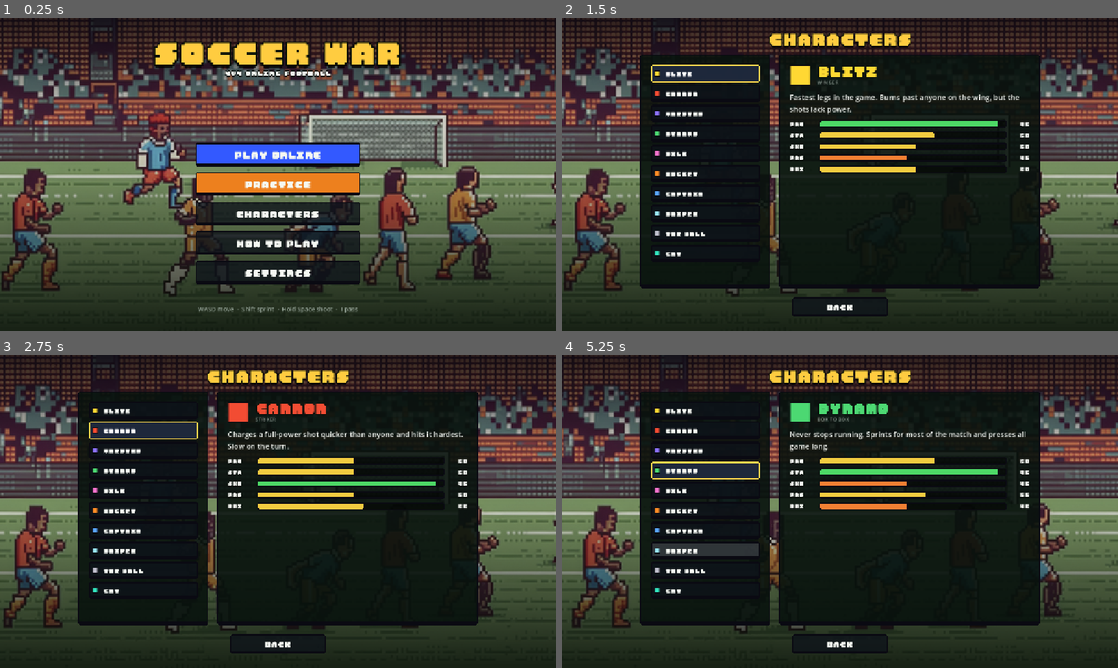
Above: before the commit, frames 1-4 (two rows, left to right).
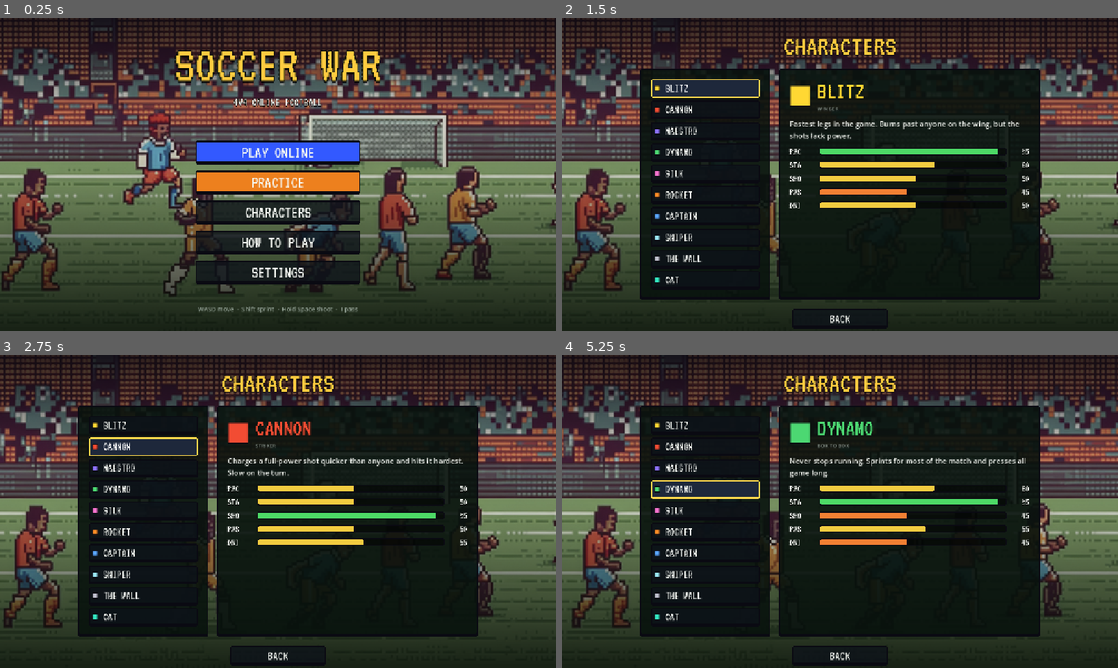
Above: after the commit, the same moments.

Repository: dthanhff318/soccer-war
Game: Godot game, scene res://scenes/boot.tscn
The game is run twice, just before and just after one commit, with the same random seed, the same clock (stepped at 60 frames per second) and the same inputs.
Inputs (mouse positions are in pixels of both pictures, inside the frame that each line leads up to):
- Up to frame 1 (0.25 s): no input
- Up to frame 2 (1.5 s): click "CHARACTERS" at 0.5 s; click "BLITZ" at 1.25 s
- Up to frame 3 (2.75 s): click "CANNON" at 2 s
- Up to frame 4 (5.25 s): click "MAESTRO" at 2.75 s; click "DYNAMO" at 3.5 s; move the mouse to (962, 495) at 4.27 s; hold D (move_right) 4.28-5 s; hold Space (kick) 4.28-5 s; click (962, 495) at 4.42 s; drag from (728, 527) to (812, 574) at 5.02 s

The runs differ from the first frame. In frame 1, 7.5% of the frame differs, in the area x 27-73%, y 7-83%; in frame 2, 15%; in frame 3, 15%; in frame 4, 16%, in the area x 14-86%, y 4-99%.

Commit message:
feat(ui): switch the pixel font to the lighter VT323

Diff:
--- a/scenes/main.tscn
+++ b/scenes/main.tscn
@@ -5,7 +5,7 @@
 [ext_resource type="PackedScene" uid="uid://bball000001" path="res://scenes/ball.tscn" id="3_ball"]
 [ext_resource type="Script" path="res://scripts/stamina_bar.gd" id="5_stamina"]
 [ext_resource type="Script" path="res://scripts/goal_banner.gd" id="6_goal_banner"]
-[ext_resource type="FontFile" uid="uid://cllpdhlm3ogh5" path="res://assets/field/font/plumppixel.ttf" id="7_pixel_font"]
+[ext_resource type="FontFile" uid="uid://cdj6newgsbmkk" path="res://assets/font/VT323-Regular.ttf" id="7_pixel_font"]
 [ext_resource type="Script" path="res://scripts/scoreboard.gd" id="8_scoreboard"]
 [ext_resource type="PackedScene" uid="uid://bpitch000001" path="res://scenes/pitch.tscn" id="9_pitch"]
 
--- a/scripts/main.gd
+++ b/scripts/main.gd
@@ -143,7 +143,7 @@
 	layer.layer = 10
 	add_child(layer)
 	_settings_button = UiKit.button("Settings", _open_settings, UiKit.Style.GHOST)
-	_settings_button.add_theme_font_size_override("font_size", 16)
+	_settings_button.add_theme_font_size_override("font_size", 22)
 	_settings_button.custom_minimum_size = Vector2(150, 36)
 	_settings_button.position = Vector2(1116, 10)
 	_settings_button.focus_mode = Control.FOCUS_NONE
--- a/scripts/penalty.gd
+++ b/scripts/penalty.gd
@@ -93,7 +93,7 @@
 	layer.layer = 10
 	add_child(layer)
 	_settings_button = UiKit.button("Settings", _open_settings, UiKit.Style.GHOST)
-	_settings_button.add_theme_font_size_override("font_size", 16)
+	_settings_button.add_theme_font_size_override("font_size", 22)
 	_settings_button.custom_minimum_size = Vector2(150, 36)
 	_settings_button.position = Vector2(1116, 10)
 	_settings_button.focus_mode = Control.FOCUS_NONE
--- a/scripts/scoreboard.gd
+++ b/scripts/scoreboard.gd
@@ -19,7 +19,7 @@
 const DIGIT_SPACING := 8.0
 ## Italic slant of the digits, as x offset per pixel of height.
 const SKEW := 0.1
-const LABEL_FONT_SIZE := 12
+const LABEL_FONT_SIZE := 16
 const LABEL_ROW_HEIGHT := 13.0
 
 ## Segments a..g lit for each digit 0-9.
--- a/scripts/ui/menu.gd
+++ b/scripts/ui/menu.gd
@@ -215,7 +215,7 @@
 func _big_button(text: String, on_pressed: Callable, style: UiKit.Style) -> Button:
 	var button := UiKit.button(text, on_pressed, style)
 	button.custom_minimum_size.y = 54
-	button.add_theme_font_size_override("font_size", 28)
+	button.add_theme_font_size_override("font_size", 38)
 	return button
 
 
--- a/scripts/ui/ui_kit.gd
+++ b/scripts/ui/ui_kit.gd
@@ -5,7 +5,10 @@
 ## chunky outlined boxes with chamfered corners and a thick bottom edge (so
 ## buttons read as raised blocks), and buttons coloured by team.
 
-const PIXEL_FONT := preload("res://assets/field/font/plumppixel.ttf")
+## VT323 (SIL OFL 1.1, see assets/font/VT323-OFL.txt): a light pixel face.
+const PIXEL_FONT := preload("res://assets/font/VT323-Regular.ttf")
+## VT323 draws small for its size; headings scale up to match the layout.
+const PIXEL_SCALE := 1.35
 ## Loaded at runtime (not preloaded) so the headless server, which ships
 ## without this large texture, never tries to load it.
 const FIELD_TEXTURE_PATH := "res://assets/field/field.png"
@@ -116,13 +119,15 @@
 
 ## Big pixel-font heading with an outline and drop shadow.
 static func title(text: String, font_size: int, color: Color = TEXT) -> Label:
-	var result := label(text, font_size, color)
+	var size := roundi(font_size * PIXEL_SCALE)
+	var result := label(text, size, color)
 	result.add_theme_font_override("font", PIXEL_FONT)
+	# A thin outline keeps the light face readable over busy backgrounds.
 	result.add_theme_color_override("font_outline_color", Color(0.02, 0.05, 0.03))
-	result.add_theme_constant_override("outline_size", maxi(font_size / 6, 4))
+	result.add_theme_constant_override("outline_size", maxi(size / 14, 2))
 	result.add_theme_color_override("font_shadow_color", Color(0, 0, 0, 0.6))
 	result.add_theme_constant_override("shadow_offset_x", 0)
-	result.add_theme_constant_override("shadow_offset_y", maxi(font_size / 12, 2))
+	result.add_theme_constant_override("shadow_offset_y", maxi(size / 20, 2))
 	return result
 
 
@@ -149,7 +154,7 @@
 	result.custom_minimum_size = Vector2(0, 46)
 	result.mouse_default_cursor_shape = Control.CURSOR_POINTING_HAND
 	result.add_theme_font_override("font", PIXEL_FONT)
-	result.add_theme_font_size_override("font_size", 22)
+	result.add_theme_font_size_override("font_size", 30)
 	for state in ["font_color", "font_hover_color", "font_pressed_color", "font_focus_color"]:
 		result.add_theme_color_override(state, TEXT)
 	result.add_theme_color_override("font_disabled_color", Color(TEXT, 0.4))
@@ -225,7 +230,7 @@
 	entry.button_group = group
 	entry.alignment = HORIZONTAL_ALIGNMENT_LEFT
 	entry.custom_minimum_size.y = 40
-	entry.add_theme_font_size_override("font_size", 18)
+	entry.add_theme_font_size_override("font_size", 26)
 	entry.icon = color_chip(chip, 14)
 	entry.add_theme_constant_override("h_separation", 12)
 	var picked := _pixel_box(Color(0.12, 0.16, 0.24, 0.95), HIGHLIGHT, 0)
@@ -295,7 +300,7 @@
 	letters.text = text
 	letters.horizontal_alignment = HORIZONTAL_ALIGNMENT_CENTER
 	letters.add_theme_font_override("font", PIXEL_FONT)
-	letters.add_theme_font_size_override("font_size", 16)
+	letters.add_theme_font_size_override("font_size", 24)
 	letters.add_theme_color_override("font_color", OUTLINE)
 	cap.add_child(letters)
 	return cap
Not shown, added: assets/font/VT323-OFL.txt
Binary file added: assets/font/VT323-Regular.ttf
Not shown, added: assets/font/VT323-Regular.ttf.import
Not shown, changed: export/index.html
Not shown, changed: export/index.pck
